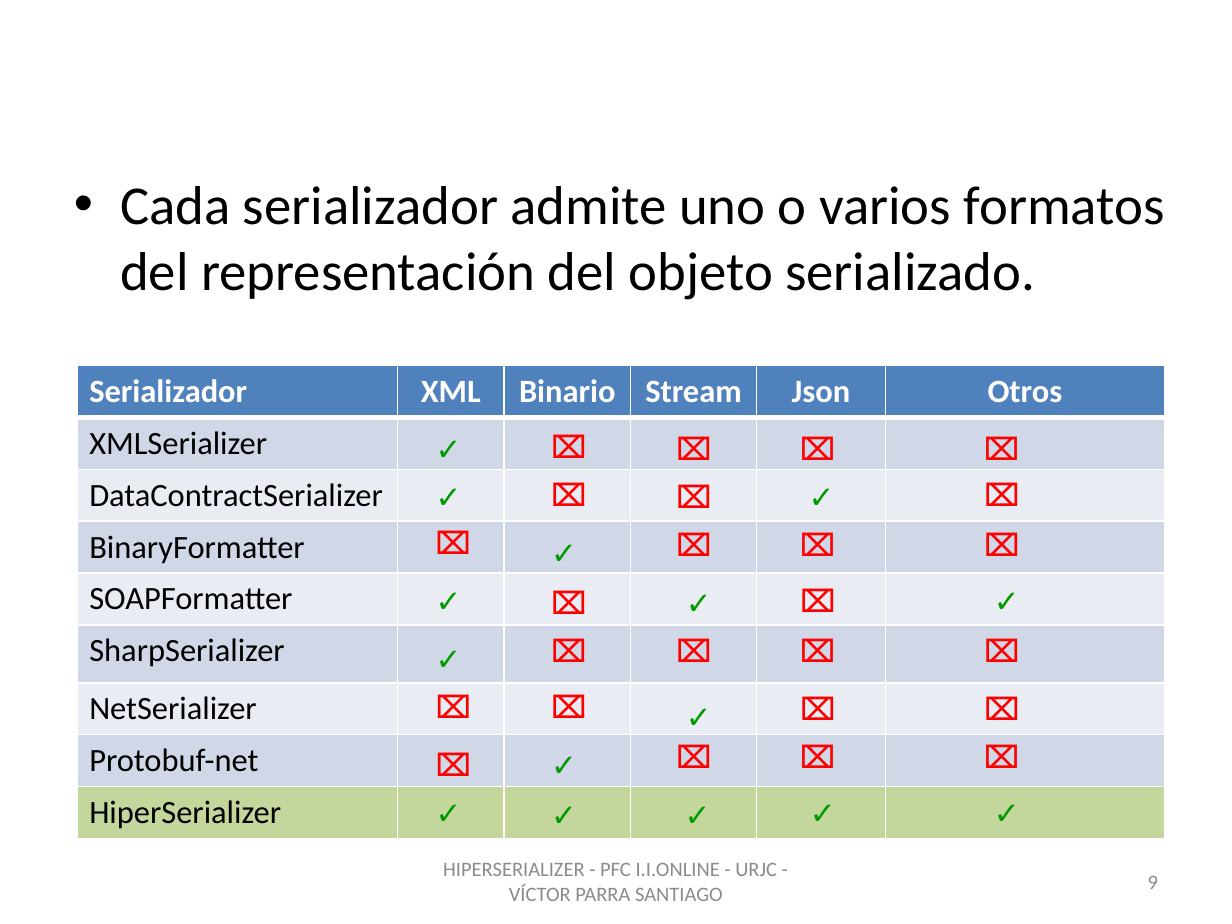
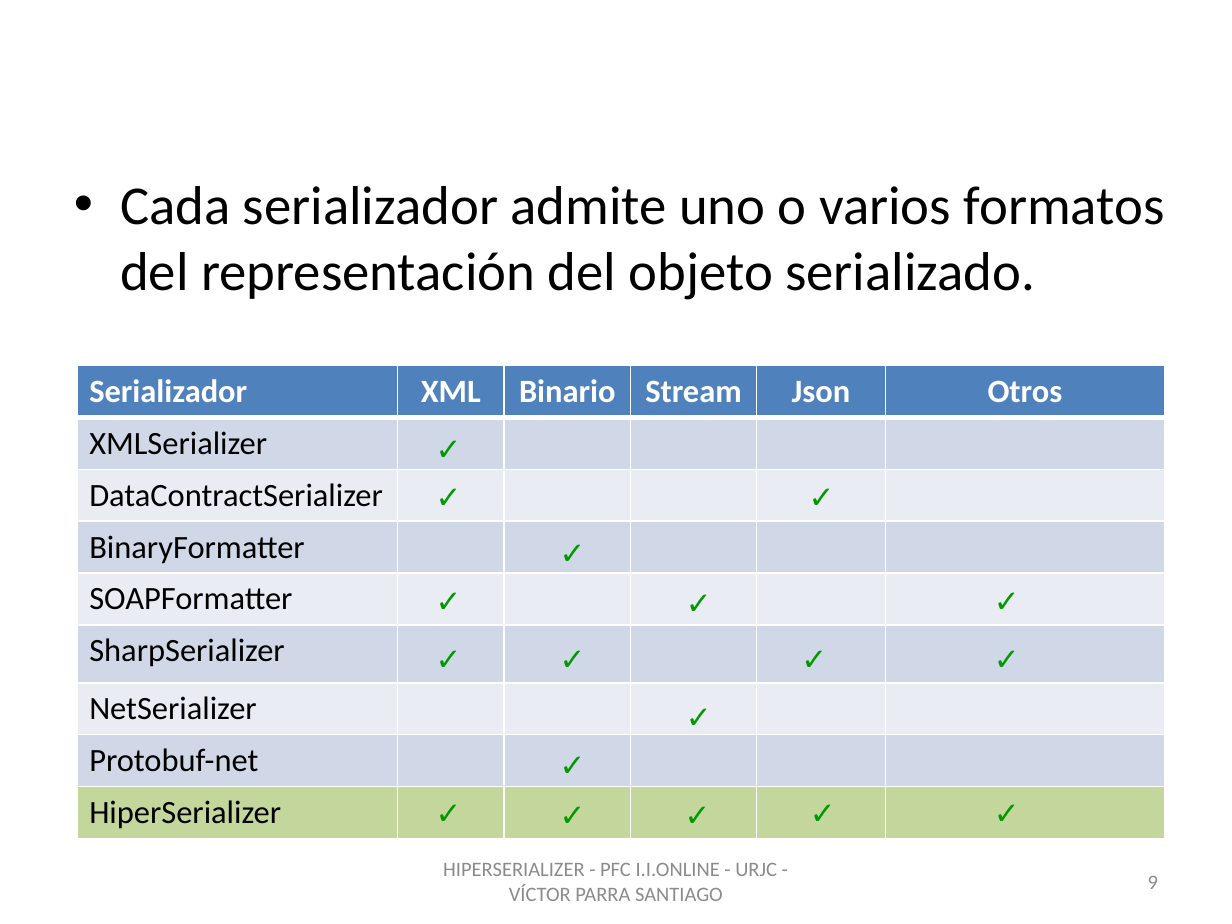
Before and after one commit to vitiparra/ProyectoFinDeCarrera, a slide deck: slide 9 of Memoria/PFC HiperSerializer.pptx. Drawn at 1232x924 pixels with LibreOffice and Linux fonts; fonts in the diff are those of the drawing; background and template pictures are left out. Boxes give left, top, right and bottom in pixels: in the first picture for what was removed or moved away, otherwise in the second. Text is boxed around its words. In the diff, an @@ line names an element or a change of style, - is before the commit and + after.

```diff
--- a/Memoria/PFC HiperSerializer.pptx
+++ b/Memoria/PFC HiperSerializer.pptx
@@ text removed at [538,421,596,471] @@
-⌧
@@ text removed at [664,424,722,473] @@
-⌧
@@ text removed at [787,424,845,473] @@
-⌧
@@ text removed at [972,424,1030,473] @@
-⌧
@@ text removed at [538,469,596,519] @@
-⌧
@@ text removed at [664,472,722,521] @@
-⌧
@@ text removed at [972,469,1030,519] @@
-⌧
@@ text removed at [424,519,482,568] @@
-⌧
@@ text removed at [664,520,722,569] @@
-⌧
@@ text removed at [788,520,846,569] @@
-⌧
@@ text removed at [972,520,1030,569] @@
-⌧
@@ text removed at [538,578,596,627] @@
-⌧
@@ text removed at [788,575,846,625] @@
-⌧
@@ text removed at [664,626,722,675] @@
-⌧
@@ text at [547,633,596,683]: text changed; text colour #FF0000 to #009900 @@
-⌧
+✓
@@ text at [790,633,839,683]: text changed; text colour #FF0000 to #009900 @@
-⌧
+✓
@@ text at [982,633,1031,683]: text changed; text colour #FF0000 to #009900 @@
-⌧
+✓
@@ text removed at [424,681,482,731] @@
-⌧
@@ text removed at [538,681,596,731] @@
-⌧
@@ text removed at [788,684,846,733] @@
-⌧
@@ text removed at [972,684,1030,733] @@
-⌧
@@ text removed at [424,739,482,788] @@
-⌧
@@ text removed at [664,732,722,781] @@
-⌧
@@ text removed at [787,732,845,781] @@
-⌧
@@ text removed at [972,732,1030,781] @@
-⌧
@@ 3 texts: place and size @@
-3 texts at [538,527,588,839]
+3 texts at [547,527,596,839]
```
Also in this commit, not shown: 1 other slide changed, 2 other files.
